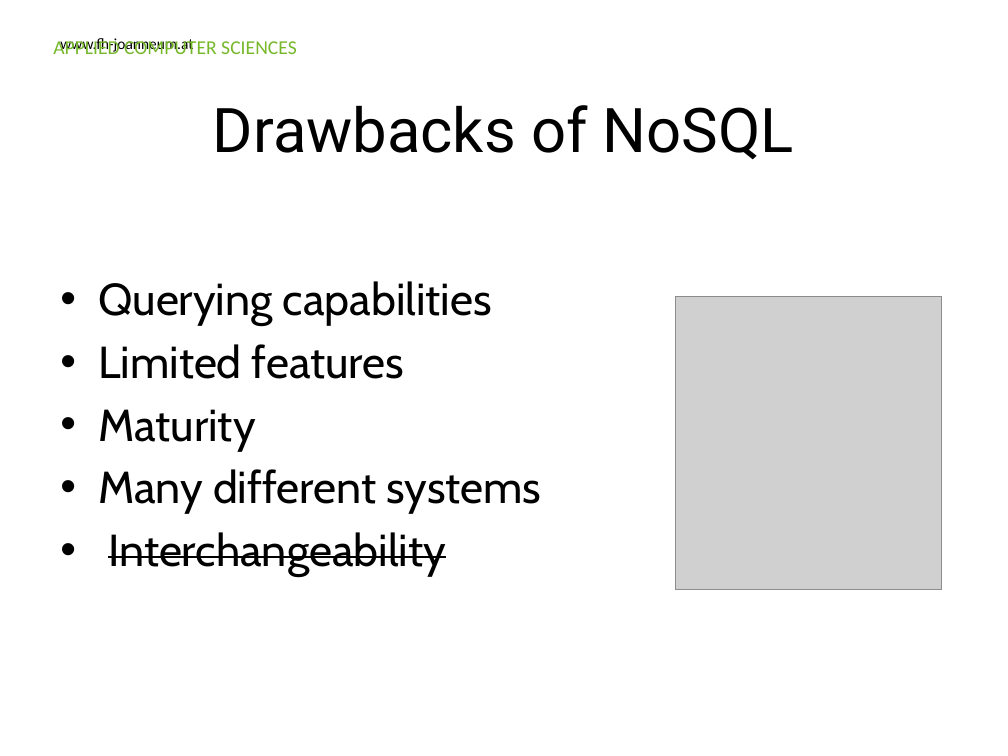
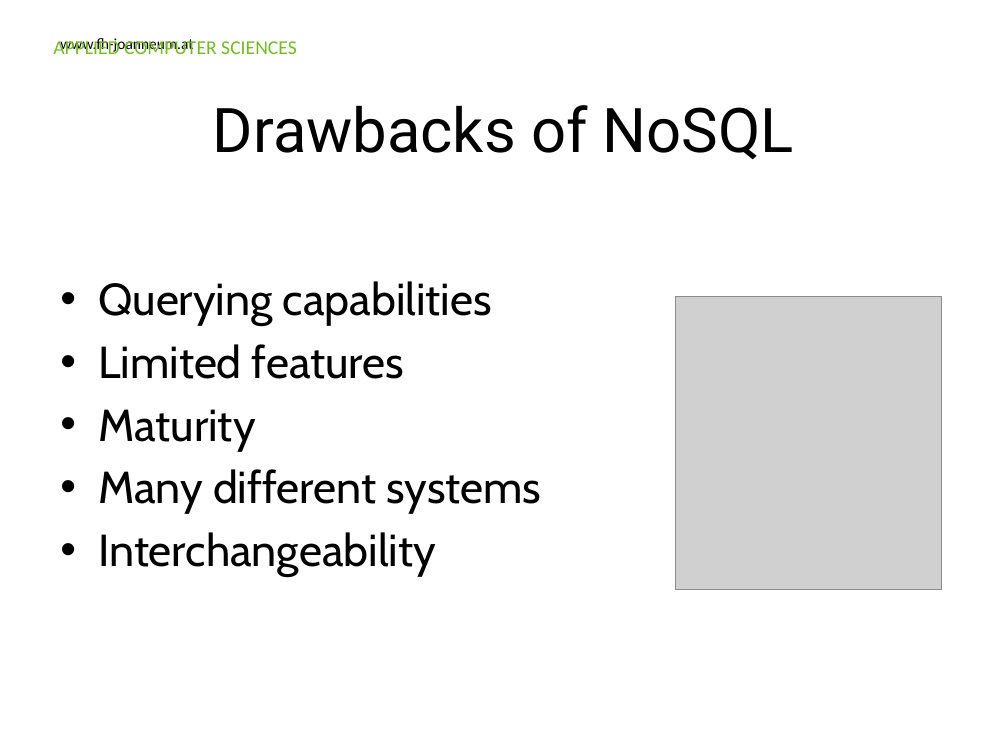
Before and after one commit to Ravenlord/guest-lecture-nosql, a slide deck: slide 41 of Presentation/FHJ_guest_lecture_nosql.pptx. Drawn at 1008x756 pixels with LibreOffice and Linux fonts; fonts in the diff are those of the drawing; grey boxes stand for pictures; background and template pictures are left out. Boxes give left, top, right and bottom in pixels: in the first picture for what was removed or moved away, otherwise in the second. Text is boxed around its words. In the diff, an @@ line names an element or a change of style, - is before the commit and + after.

```diff
--- a/Presentation/FHJ_guest_lecture_nosql.pptx
+++ b/Presentation/FHJ_guest_lecture_nosql.pptx
@@ text at box(98, 532, 436, 576): strikethrough off in "Interchangeability" @@
```
Also in this commit, not shown: 4 other slides changed, 1 slide added, 1 slide removed, 1 other file.
